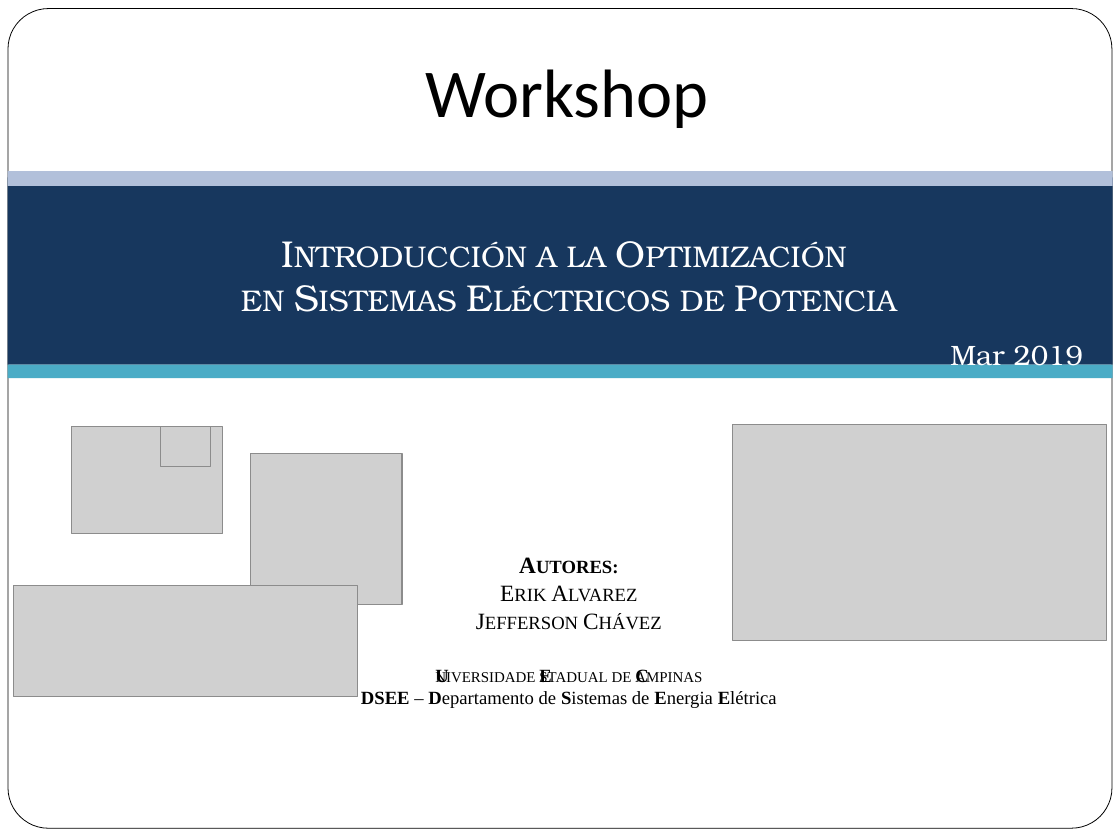
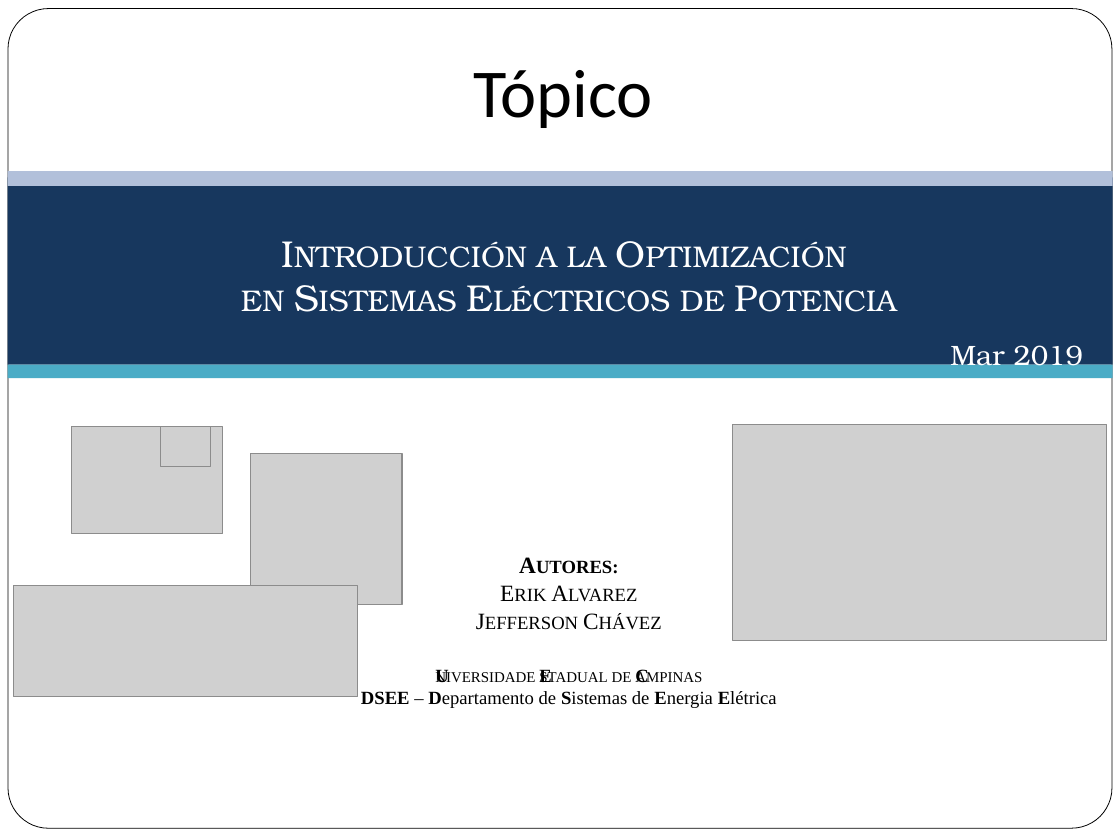
Before and after one commit to erikfilias/Power-Systems-Optimization-using-Julia-Language, a slide deck: slide 1 of 1. Lectures/Introducción a la Optimización aplicada a Sistemas de Energía Eléctrica/Dia 1/3. Julia Language.pptx. Drawn at 1120x840 pixels with LibreOffice and Linux fonts; fonts in the diff are those of the drawing; grey boxes stand for pictures; background and template pictures are left out. Boxes give left, top, right and bottom in pixels: in the first picture for what was removed or moved away, otherwise in the second. Text is boxed around its words. In the diff, an @@ line names an element or a change of style, - is before the commit and + after.

```diff
--- a/1. Lectures/Introducción a la Optimización aplicada a Sistemas de Energía Eléctrica/Dia 1/3. Julia Language.pptx
+++ b/1. Lectures/Introducción a la Optimización aplicada a Sistemas de Energía Eléctrica/Dia 1/3. Julia Language.pptx
@@ text at (473,70,652,128): text changed @@
-Workshop
+Tópico
```
Also in this commit, not shown: 1 other file.
